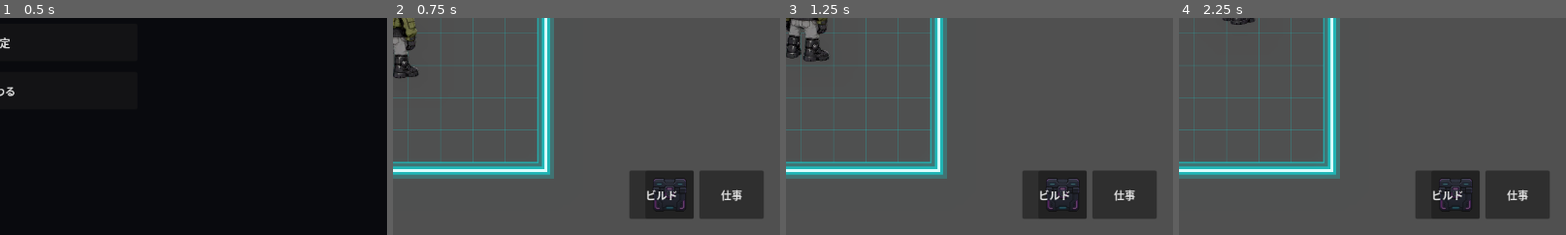
Above: before the commit, frames 1-4 (left to right).
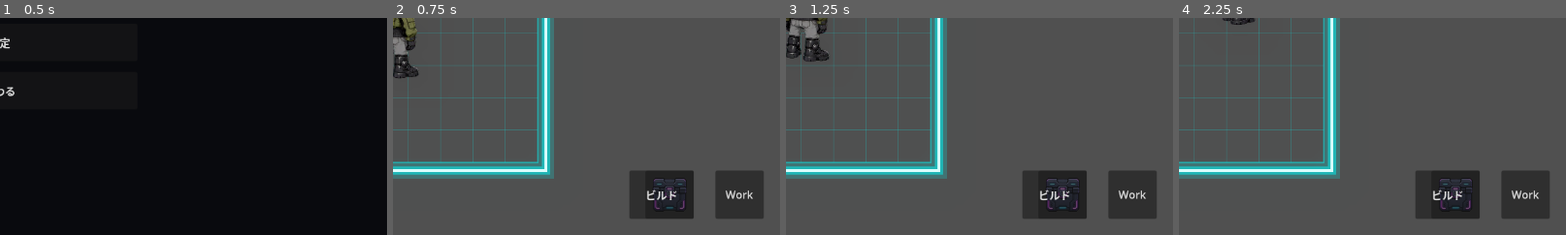
Above: after the commit, the same moments.

Repository: grimoire1089-coder/optimistic
Game: Godot game, scene res://Scenes/Boot/TitleScene.tscn
Same seed, same stepped clock (60 frames per second), same inputs: the game is played once before the commit and once after it.
Inputs:
- Up to frame 1 (0.5 s): no input
- Up to frame 2 (0.75 s): click "はじめる" at 0.5 s
- Up to frame 3 (1.25 s): no input
- Up to frame 4 (2.25 s): click "仕事" (after the commit: "Work") at 1.25 s; click "仕事001 8時間" at 2 s
The pictures show only the part of the screen within x 50-100%, y 50-100%; the shares and areas given below are measured in that part.

Frame 1 is identical in both runs. In frame 2, 1.1% of the frame differs, in the area x 79-93%, y 70-93%; in frame 3, 1.1%; in frame 4, 1.1%.

Commit message:
Update HUD layout

Diff:
--- a/Scenes/UI/HUD/WorkCreditButton.tscn
+++ b/Scenes/UI/HUD/WorkCreditButton.tscn
@@ -3,21 +3,21 @@
 [ext_resource type="Script" path="res://Scripts/UI/HUD/WorkCreditButton.gd" id="1_work_button"]
 
 [node name="WorkCreditButton" type="Button"]
-custom_minimum_size = Vector2(96, 72)
+custom_minimum_size = Vector2(72, 72)
 layout_mode = 3
 anchors_preset = 3
 anchor_left = 1.0
 anchor_top = 1.0
 anchor_right = 1.0
 anchor_bottom = 1.0
-offset_left = -120.0
+offset_left = -96.0
 offset_top = -96.0
 offset_right = -24.0
 offset_bottom = -24.0
 grow_horizontal = 0
 grow_vertical = 0
 mouse_default_cursor_shape = 2
-text = "仕事"
+text = "Work"
 script = ExtResource("1_work_button")
-label_text = "仕事"
+label_text = "Work"
 work_menu_path = NodePath("../WorkMenu")
